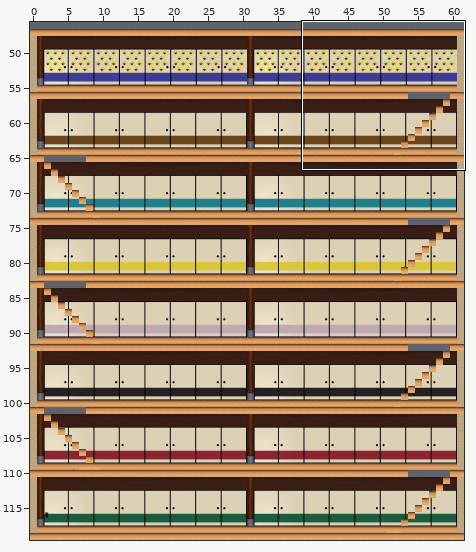
A Tiled map gets an edit: Apps/NinjaCatCastle/data/levels/Level 3/Level 3.tmx. The picture above shows the old version from afar; the outline marks the close-up.
Close-up. As it was:
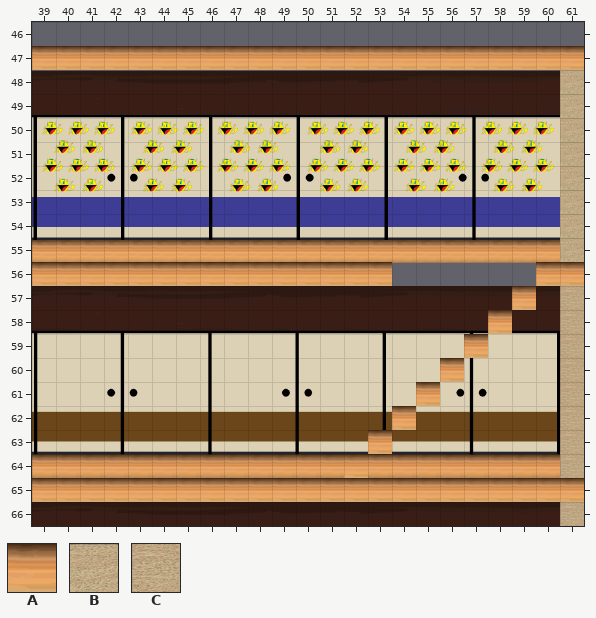
Cells are 64x64 px. Shown: x 39..61, y 46..66. The commit also changed other parts of the map, which this record leaves out. Tiles whose own drawing changed are shown in their newer look in all pictures.
Key: from "MetalPlatforms": A 24, B 25, C 33.
_ is an empty cell.
Layer "ForegroundPlatformLayer" before, first column x 39:
46 _______________________
47 AAAAAAAAAAAAAAAAAAAAAAA
48 ______________________B
49 ______________________B
50 ______________________B
51 ______________________B
52 ______________________B
53 ______________________B
54 ______________________B
55 ______________________B
56 AAAAAAAAAAAAAAA______AA
57 ____________________A_C
58 ___________________A__C
59 __________________A___C
60 _________________A____C
61 ________________A_____C
62 _______________A______C
63 ______________A_______C
64 _____________A________C
65 AAAAAAAAAAAAAAAAAAAAAAA
66 ______________________C
The same view after the edit:
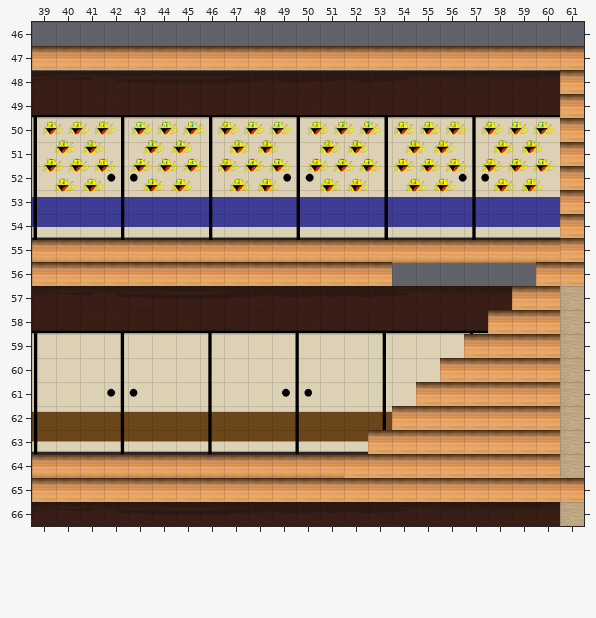
From old to new:
{"where": "layer \"ForegroundPlatformLayer\""}
{"y":48,"x":61,"old":"B","new":"A"}
{"y":49,"x":61,"old":"B","new":"A"}
{"y":50,"x":61,"old":"B","new":"A"}
{"y":51,"x":61,"old":"B","new":"A"}
{"y":52,"x":61,"old":"B","new":"A"}
{"y":53,"x":61,"old":"B","new":"A"}
{"y":54,"x":61,"old":"B","new":"A"}
{"y":55,"x":61,"old":"B","new":"A"}
{"y":57,"x":60,"old":"_","new":"A"}
{"y":58,"x":59,"old":"__","new":"AA"}
{"y":59,"x":58,"old":"___","new":"AAA"}
{"y":60,"x":57,"old":"____","new":"AAAA"}
{"y":61,"x":56,"old":"_____","new":"AAAAA"}
{"y":62,"x":55,"old":"______","new":"AAAAAA"}
{"y":63,"x":54,"old":"_______","new":"AAAAAAA"}
{"y":64,"x":53,"old":"________","new":"AAAAAAAA"}
{"label":"changed","picture_box":[560,70,584,262]}
{"label":"added","picture_box":[368,286,560,478]}
